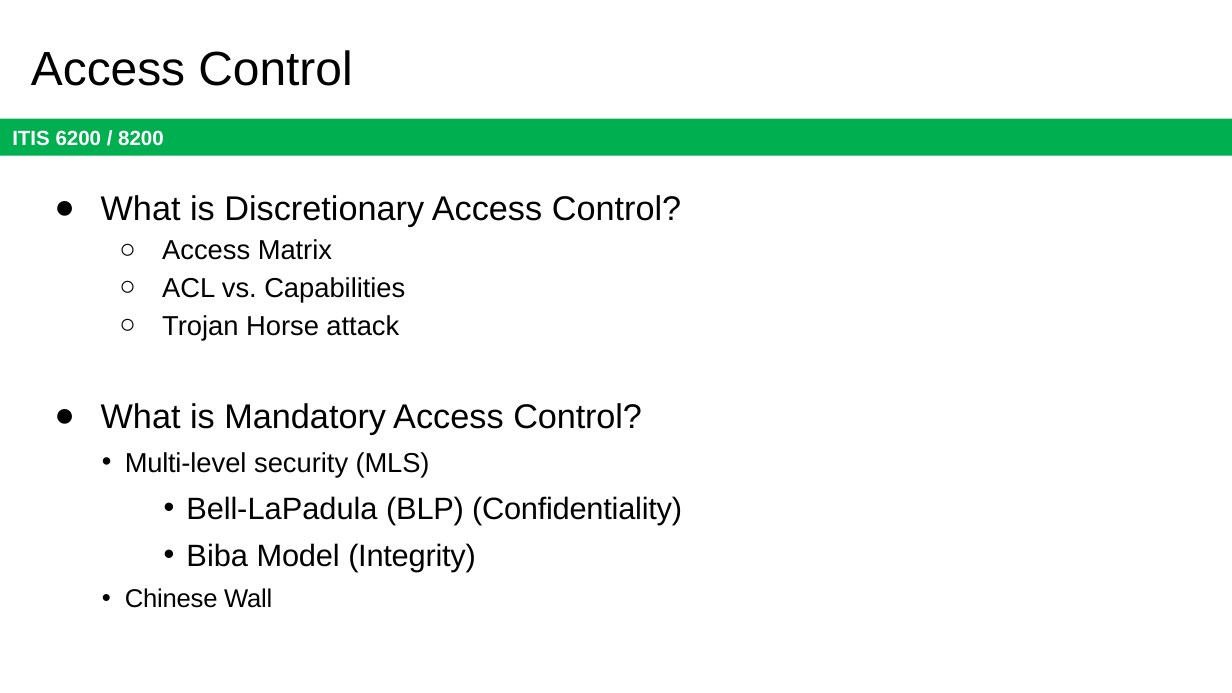
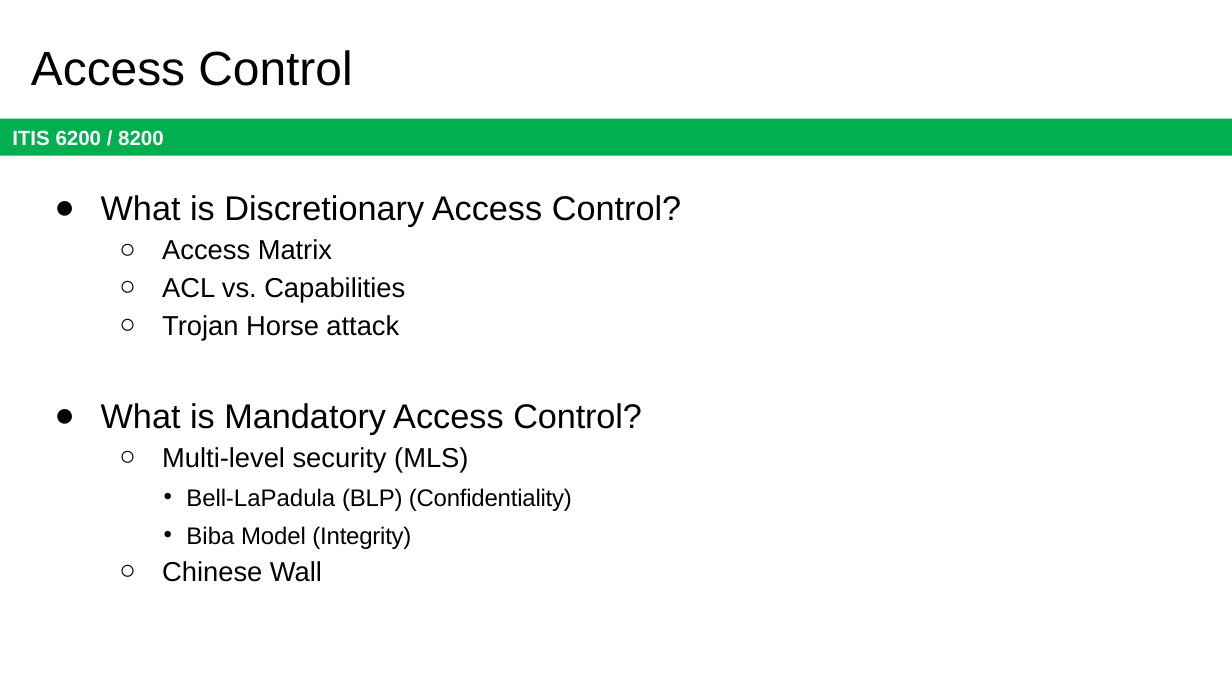
Before and after one commit to jx5c/github.io, a slide deck: slide 15 of teaching/ITIS6200/2023fa/lectures/final.review.pptx (slide 20 before the commit). Drawn at 1232x693 pixels with LibreOffice and Linux fonts; fonts in the diff are those of the drawing. Boxes give left, top, right and bottom in pixels: in the first picture for what was removed or moved away, otherwise in the second. Text is boxed around its words. In the diff, an @@ line names an element or a change of style, - is before the commit and + after.

```diff
--- a/teaching/ITIS6200/2023fa/lectures/final.review.pptx
+++ b/teaching/ITIS6200/2023fa/lectures/final.review.pptx
@@ text at (162, 447, 572, 582): letter spacing -0.1 to 0 pt in "Multi-level (MLS)", "Chinese Wall"; size 18 to 14 pt in "Bell-LaPadula (BLP) (Confidentiality)", "Biba Model (Integrity)"; size 15 to 16 pt in "Chinese Wall"; bullet • to ○; less space between paragraphs @@
```
Also in this commit, not shown: 4 other slides changed, 9 slides added, 5 slides removed.
